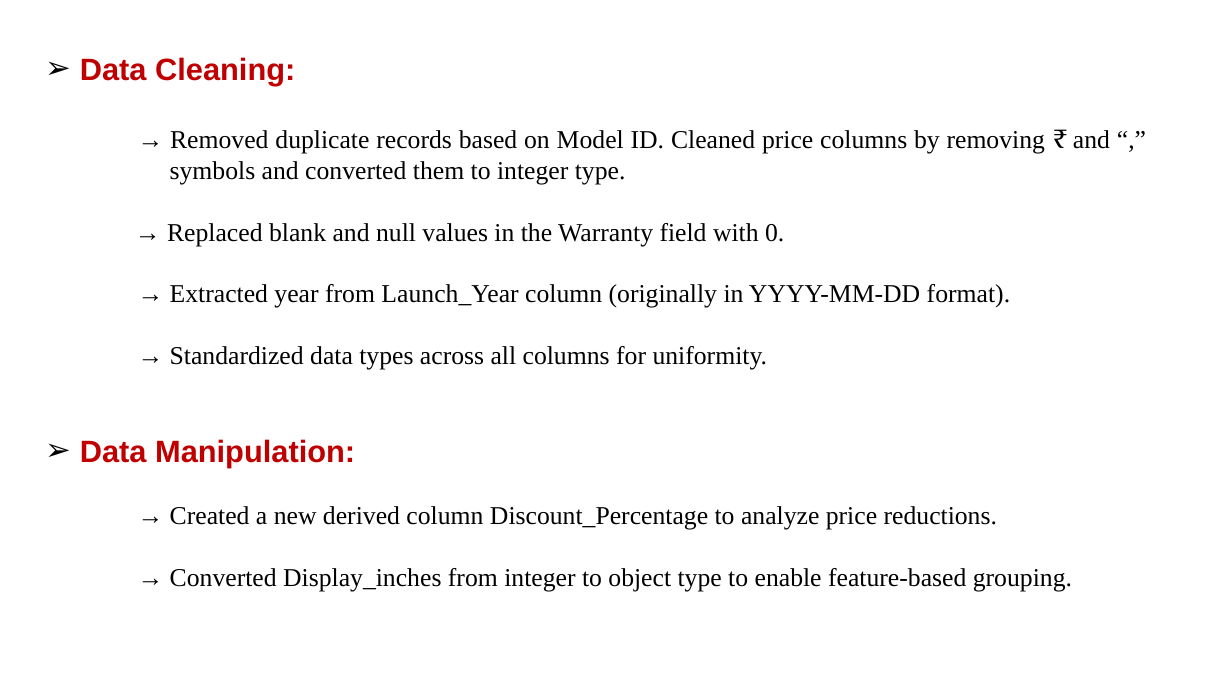
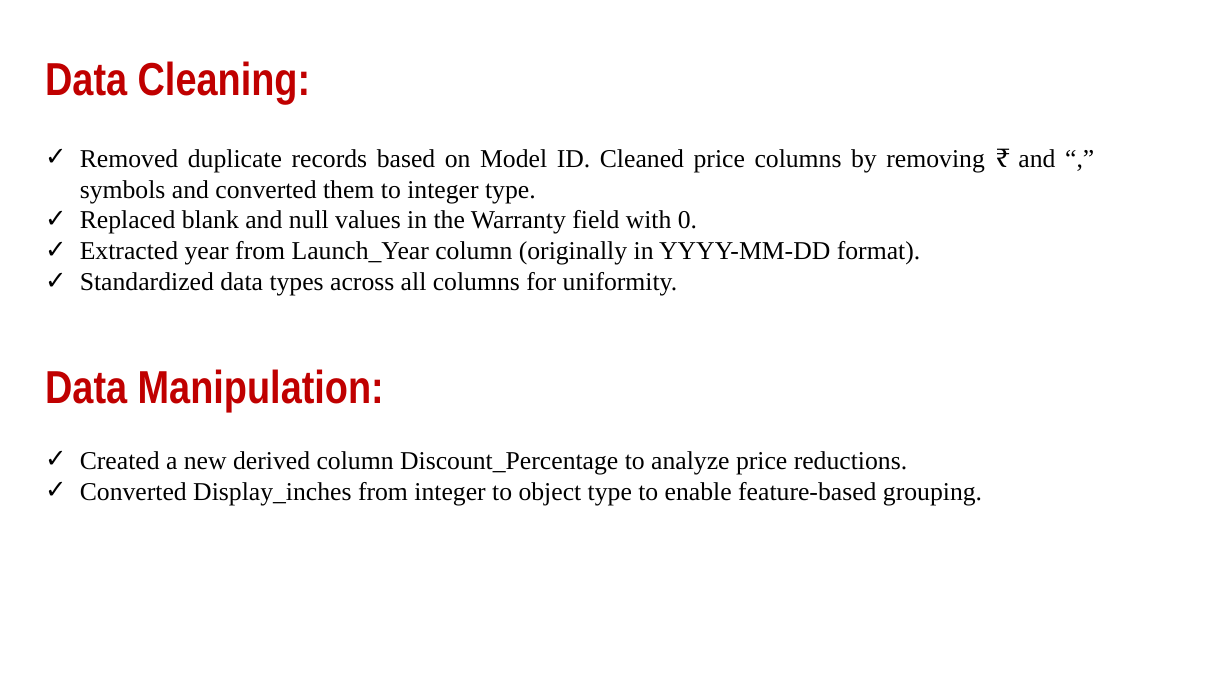
Before and after one commit to ManasaSiripurapu/smart-tv-analysis, a slide deck: slide 10 of SmartTV_DataAnalysis.pptx. Drawn at 1232x693 pixels with LibreOffice and Linux fonts; fonts in the diff are those of the drawing; background and template pictures are left out. Boxes give left, top, right and bottom in pixels: in the first picture for what was removed or moved away, otherwise in the second. Text is boxed around its words. In the diff, an @@ line names an element or a change of style, - is before the commit and + after.

```diff
--- a/SmartTV_DataAnalysis.pptx
+++ b/SmartTV_DataAnalysis.pptx
@@ text at <box>45,61,384,412</box>: size 24 to 36 pt, font Arial to Arial Narrow in "Data Cleaning:", "Data Manipulation:"; bullet ➢ to none @@
@@ text at <box>80,149,1055,296</box>: text changed @@
-→ Removed duplicate records based on Model ID. Cleaned price columns by removing ₹ and “,” symbols and converted them to integer type.
-→ Replaced blank and null values in the Warranty field with 0.
-→ Extracted year from Launch_Year column (originally in YYYY-MM-DD format).
-→ Standardized data types across all columns for uniformity.
+✓ Removed duplicate records based on Model ID. Cleaned price columns by removing ₹ and “,” symbols and converted them to integer type.
+✓ Replaced blank and null values in the Warranty field with 0.
+✓ Extracted year from Launch_Year column (originally in YYYY-MM-DD format).
+✓ Standardized data types across all columns for uniformity.
@@ text at <box>80,451,982,505</box>: text changed @@
-→ Created a new derived column Discount_Percentage to analyze price reductions.
-→ Converted Display_inches from integer to object type to enable feature-based grouping.
+✓ Created a new derived column Discount_Percentage to analyze price reductions.
+✓ Converted Display_inches from integer to object type to enable feature-based grouping.
```
Also in this commit, not shown: 19 other slides changed, 1 slide added, 3 slides removed.
